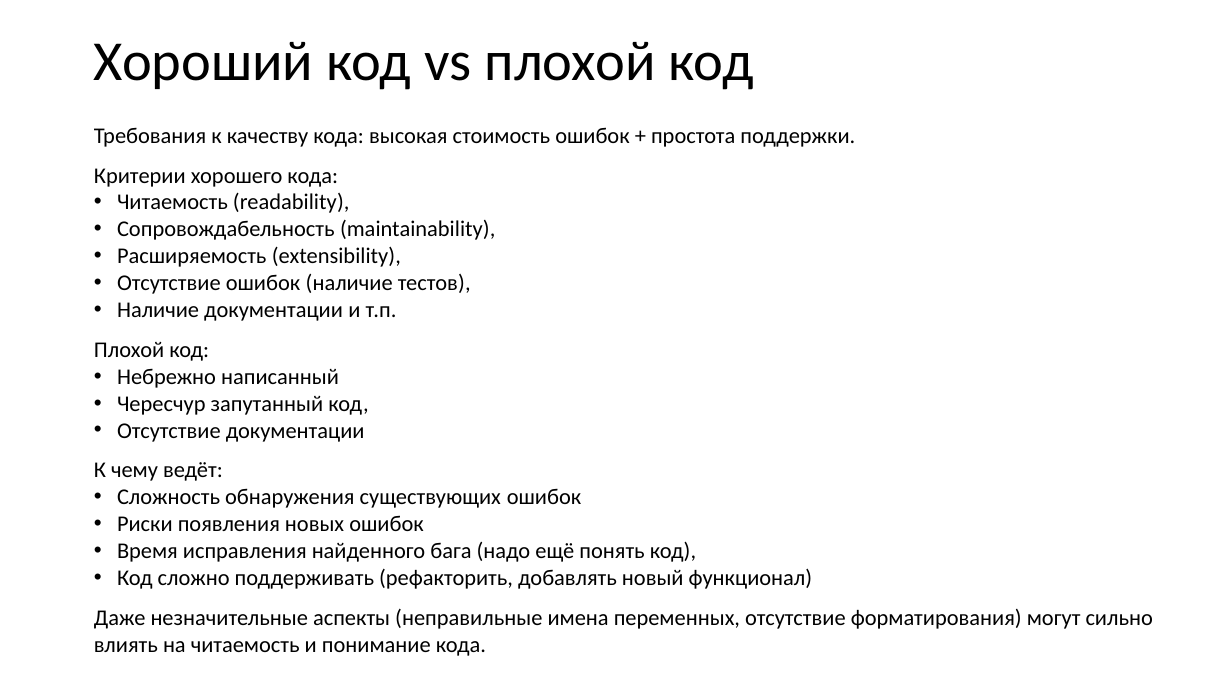
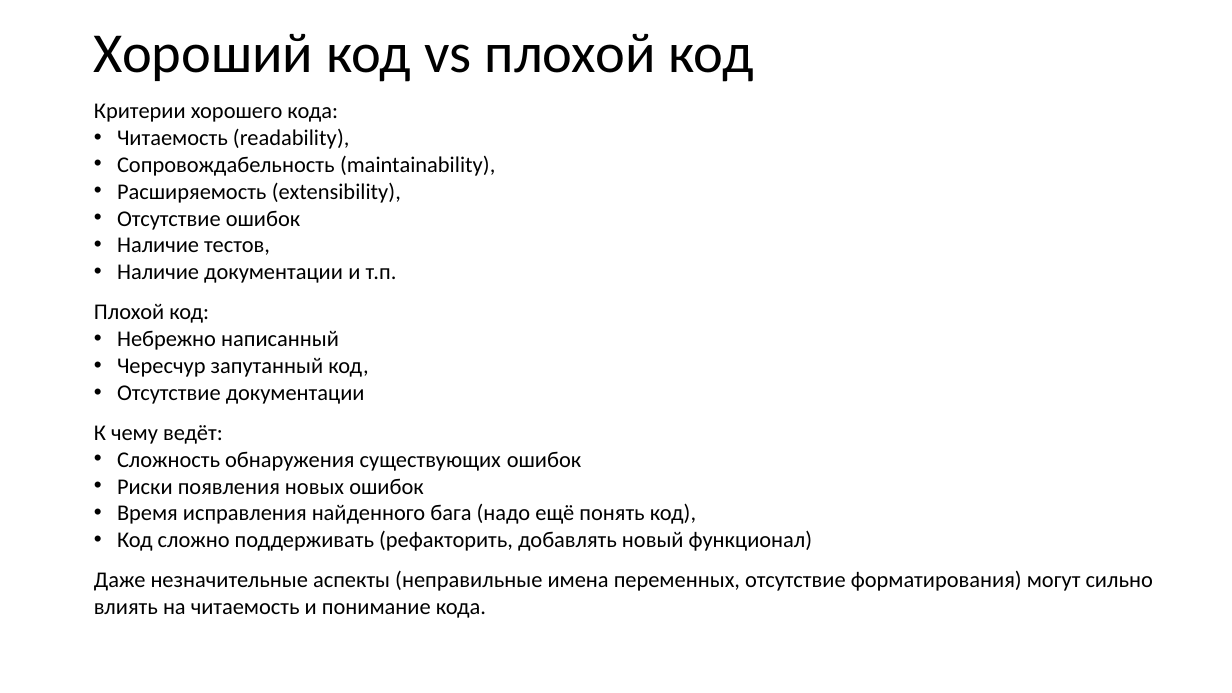
Before and after one commit to xtrueman/prog_instruments, a slide deck: slide 4 of presentations/StaticAnalysers.pptx. Drawn at 1232x693 pixels with LibreOffice and Linux fonts; fonts in the diff are those of the drawing. Boxes give left, top, right and bottom in pixels: in the first picture for what was removed or moved away, otherwise in the second. Text is boxed around its words. In the diff, an @@ line names an element or a change of style, - is before the commit and + after.

```diff
--- a/presentations/StaticAnalysers.pptx
+++ b/presentations/StaticAnalysers.pptx
@@ title "Хороший код vs плохой код": place and size @@
-title "Хороший код vs плохой код" at [94, 42, 754, 90]
+title "Хороший код vs плохой код" at [94, 34, 754, 82]
@@ text "Критерии хорошего кода:": place and size @@
-text "Критерии хорошего кода:" at [94, 127, 1153, 656]
+text "Критерии хорошего кода:" at [94, 103, 1153, 618]
@@ text at [94, 127, 855, 147]: paragraph removed @@
-Требования к качеству кода: высокая стоимость ошибок + простота поддержки.
@@ text at [117, 210, 300, 255]: text changed @@
-• Отсутствие ошибок (наличие тестов),
+• Отсутствие ошибок
+• Наличие тестов,
```
Also in this commit, not shown: 21 other slides changed, 5 slides added, 1 slide removed.
